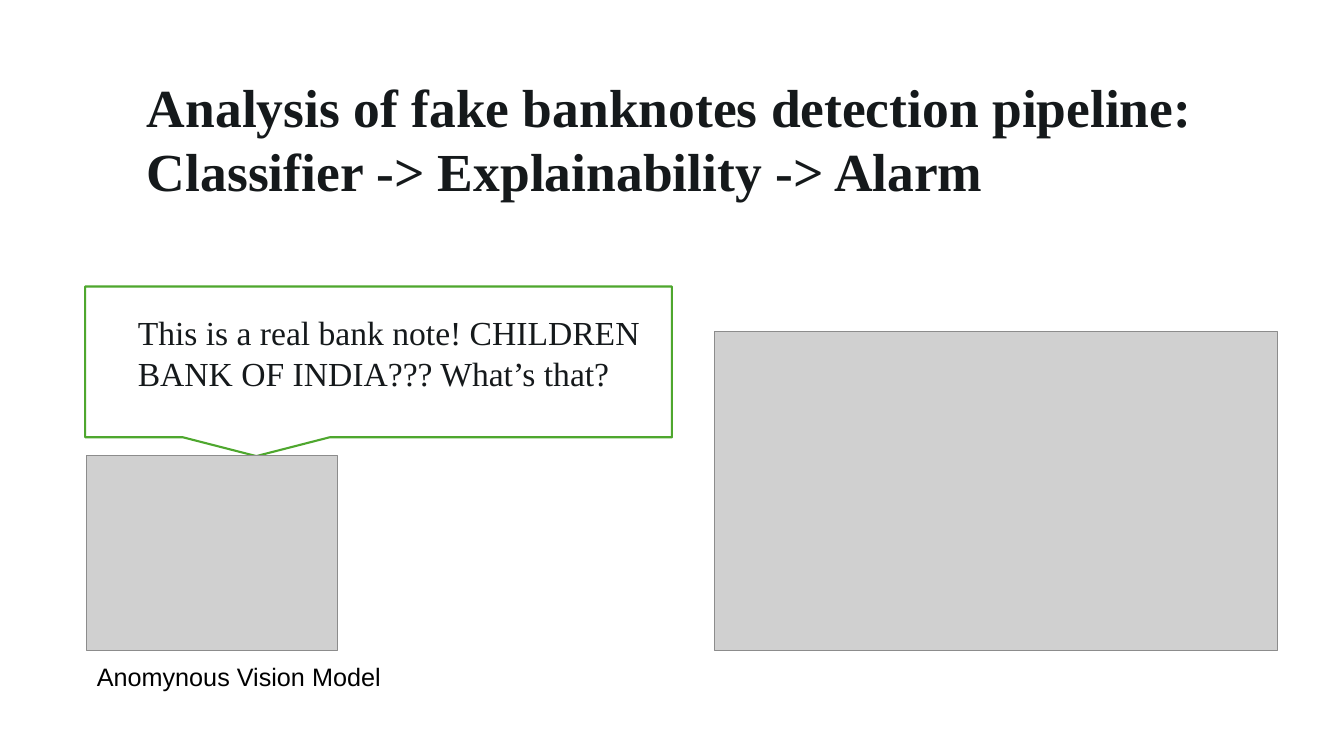
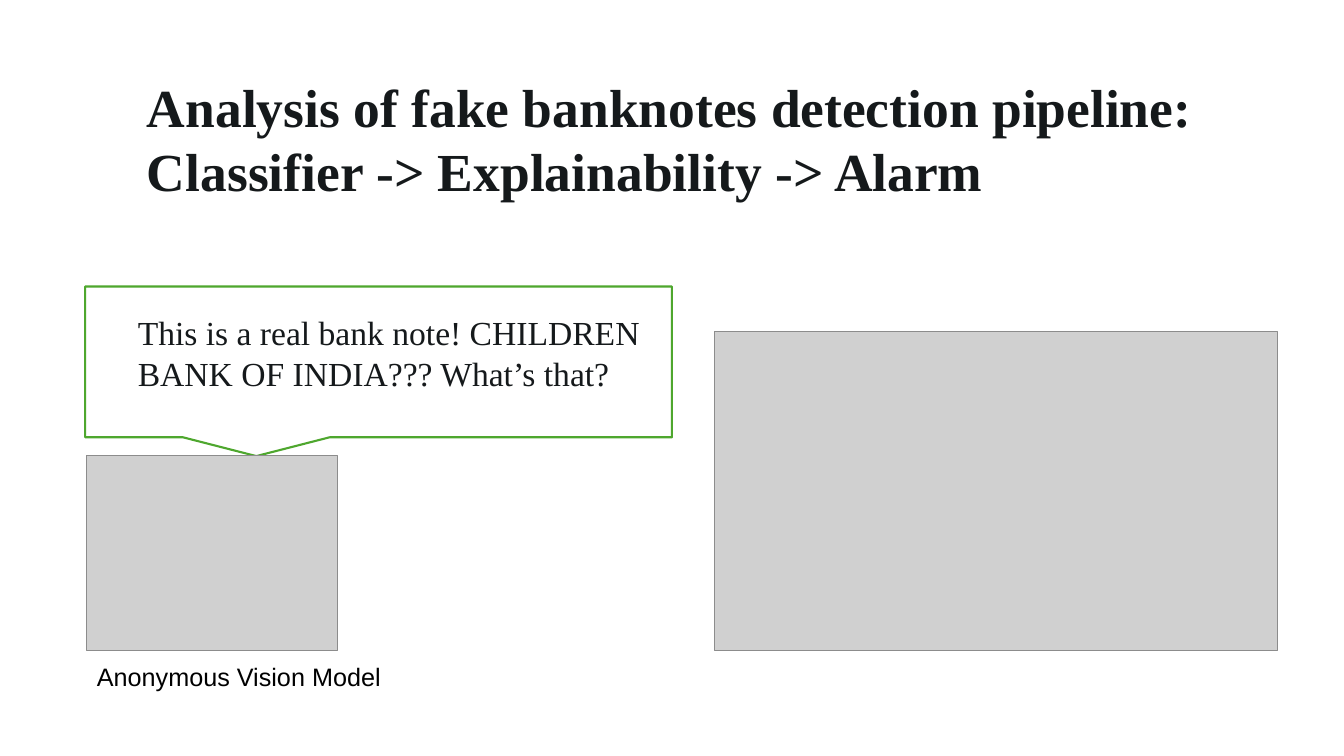
Before and after one commit to exileheadgrz/fakeBankNoteDetection, a slide deck: slide 1 of Banknote_Issuer_Review.pptx. Drawn at 1344x756 pixels with LibreOffice and Linux fonts; fonts in the diff are those of the drawing; grey boxes stand for pictures. Boxes give left, top, right and bottom in pixels: in the first picture for what was removed or moved away, otherwise in the second. Text is boxed around its words. In the diff, an @@ line names an element or a change of style, - is before the commit and + after.

```diff
--- a/Banknote_Issuer_Review.pptx
+++ b/Banknote_Issuer_Review.pptx
@@ text at (x1=97, y1=667, x2=381, y2=692): text changed @@
-Anomynous Vision Model
+Anonymous Vision Model
```
Also in this commit, not shown: 4 other slides changed.
